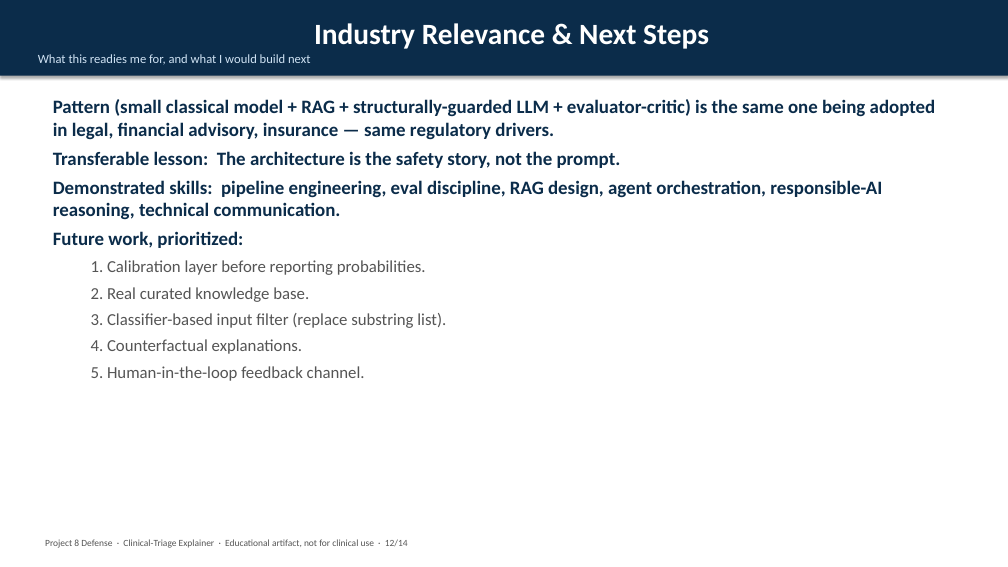
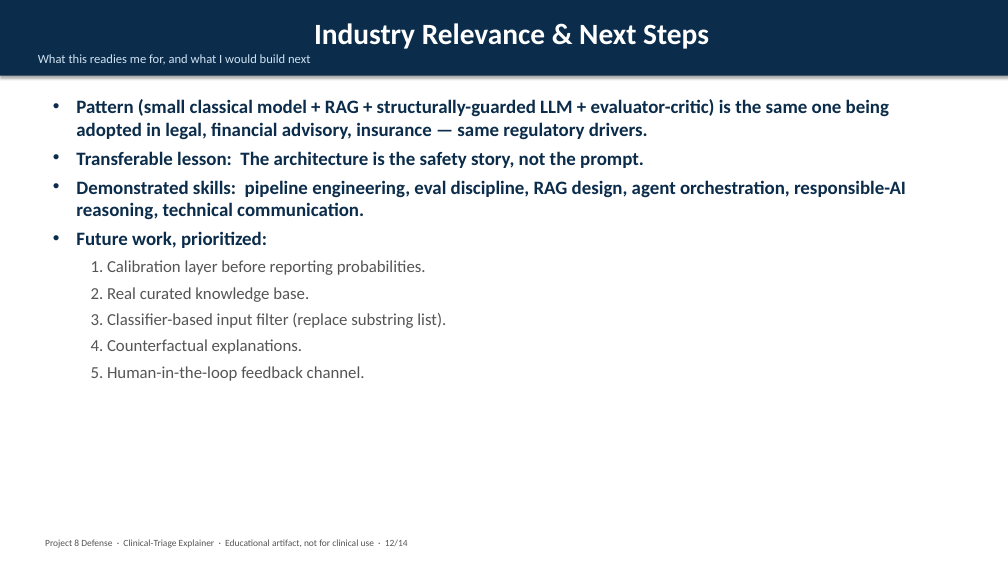
Before and after one commit to udacity-project-sidhu/industry-Integrated-AI-System, a slide deck: slide 12 of defense doc/Defense_Deck.pptx. Drawn at 1008x567 pixels with LibreOffice and Linux fonts; fonts in the diff are those of the drawing. Boxes give left, top, right and bottom in pixels: in the first picture for what was removed or moved away, otherwise in the second. Text is boxed around its words. In the diff, an @@ line names an element or a change of style, - is before the commit and + after.

```diff
--- a/defense doc/Defense_Deck.pptx
+++ b/defense doc/Defense_Deck.pptx
@@ text at bbox=[76, 99, 906, 248]: bullet none to • @@
```
Also in this commit, not shown: 10 other slides changed, 21 other files.
